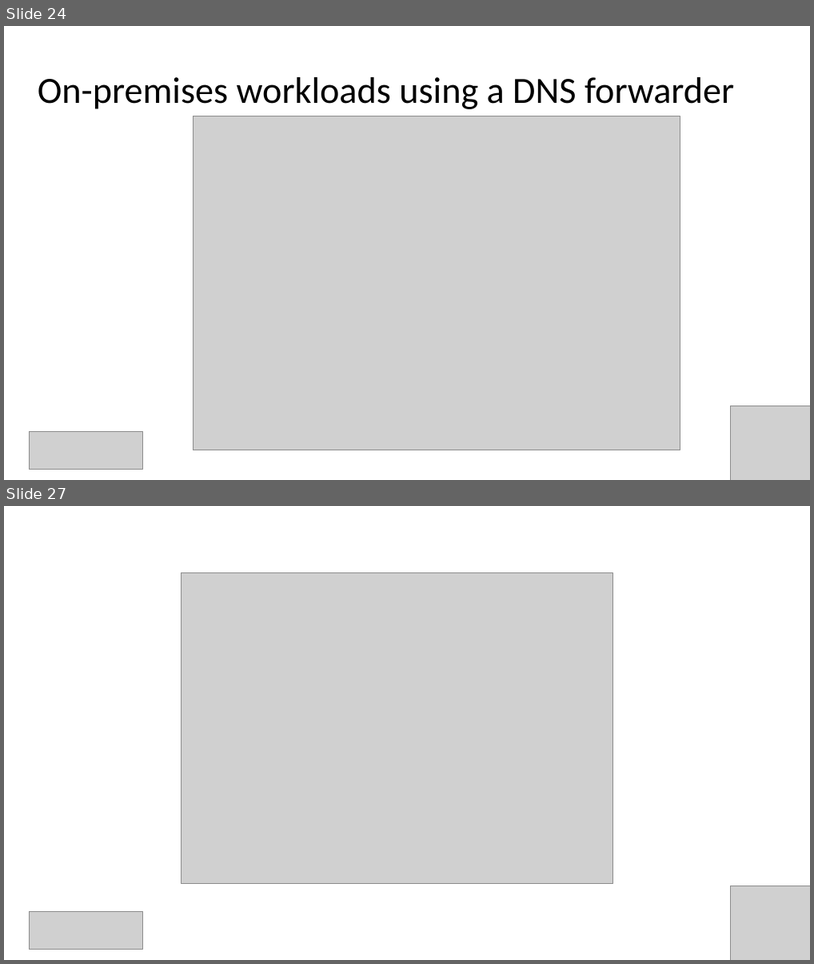
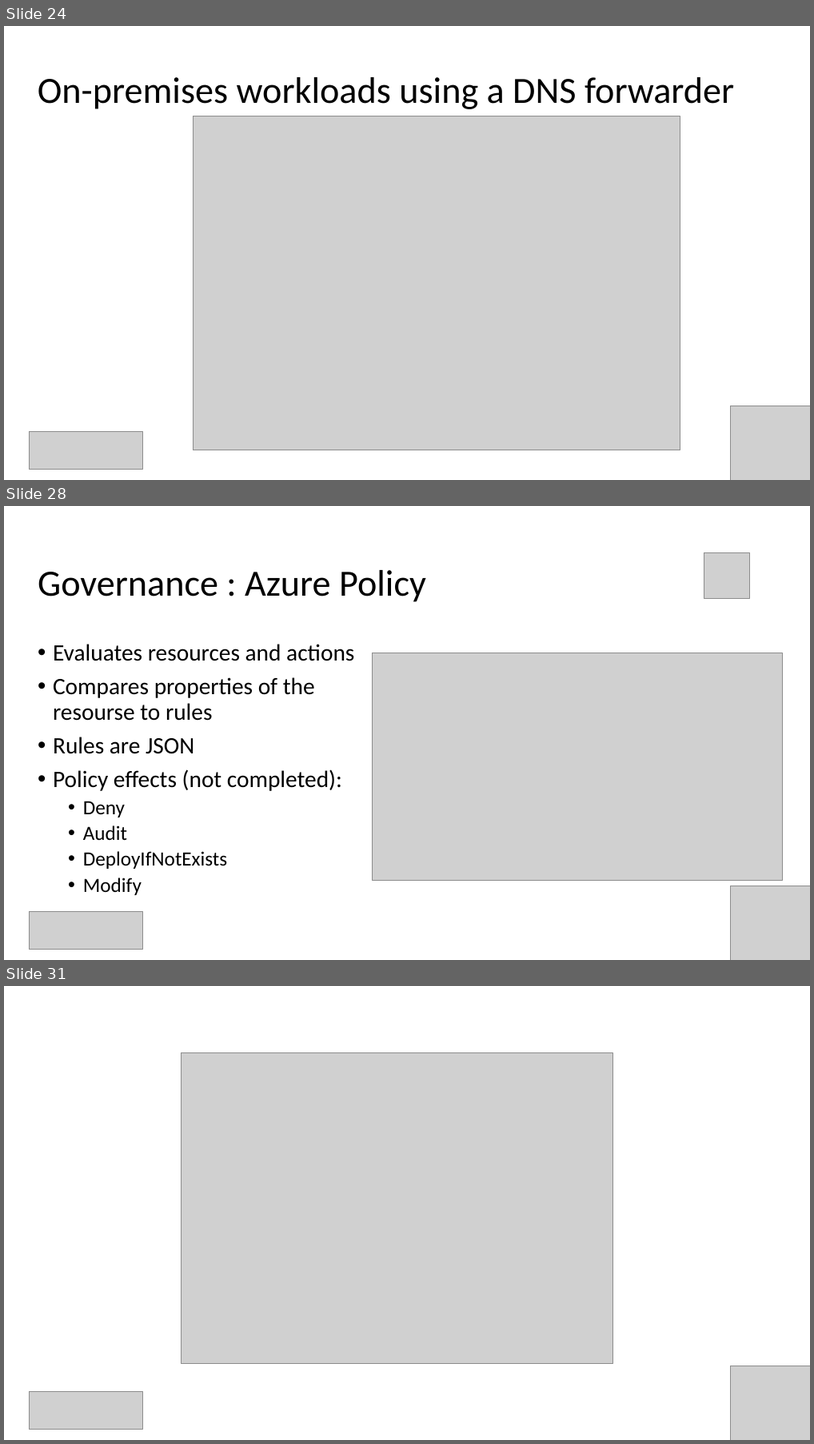
Before and after one commit to Infrastructure-AsCode/azure-private-links-labs, a slide deck: slides/private-links.pptx. Shown one above the other, each under a label of ours: slides 24 and 27 before the commit, slides 24, 28 and 31 after it; the slides between them are not shown. The pictures are 814x964 and 814x1444 pixels, drawn with LibreOffice and Linux fonts; fonts in the diff are those of the drawing; grey boxes stand for pictures. Boxes give left, top, right and bottom in pixels: in the first picture for what was removed or moved away, otherwise in the second. Text is boxed around its words. In the diff, an @@ line names an element or a change of style, - is before the commit and + after.

```diff
--- a/slides/private-links.pptx
+++ b/slides/private-links.pptx
@@ slide 28 added at [4,506,810,960], background #FFFFFF @@
@@ picture added at [705,552,750,598] @@
@@ text added at [38,570,426,602], 44 pt, text #000000 @@
+Governance : Azure Policy
@@ text added at [53,644,354,895], 28 pt, text #000000 @@
+• Evaluates resources and actions
+• Compares properties of the resourse to rules
+• Rules are JSON
+• Policy effects (not completed):
+  • Deny
+  • Audit
+  • DeployIfNotExists
+  • Modify
@@ picture added at [373,653,783,880] @@
@@ picture added at [731,885,810,960] @@
@@ picture added at [29,911,142,949] @@
@@ what was slide 27 is now slide 31 @@
```
Also in this commit, not shown: 4 slides changed, 3 other slides added, 1 other file.
